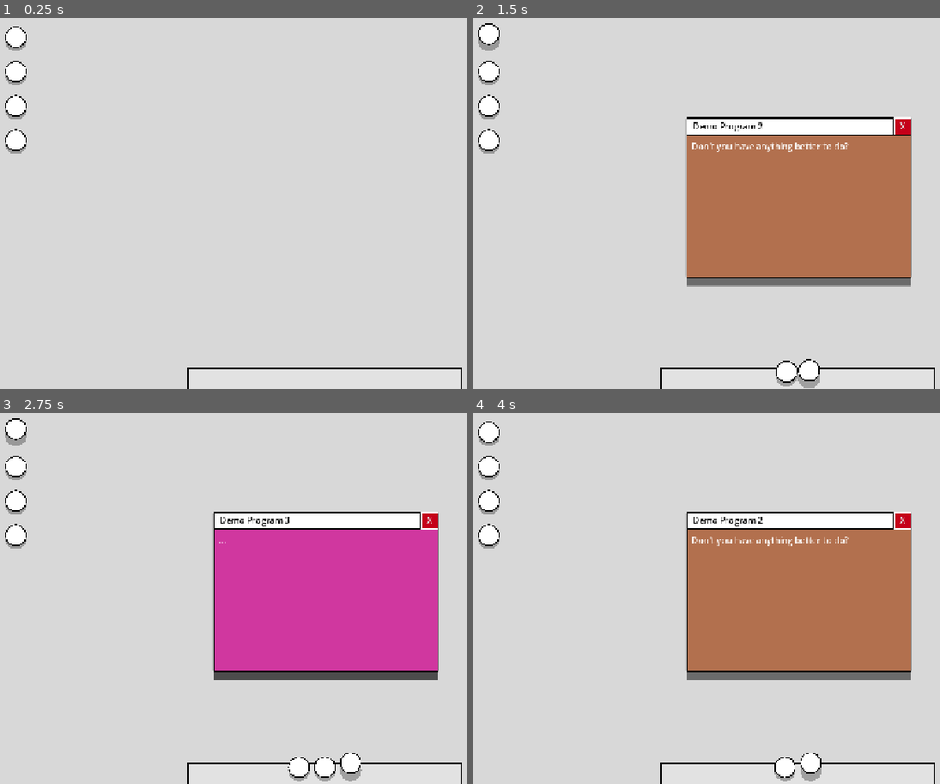
Above: before the commit, frames 1-4 (two rows, left to right).
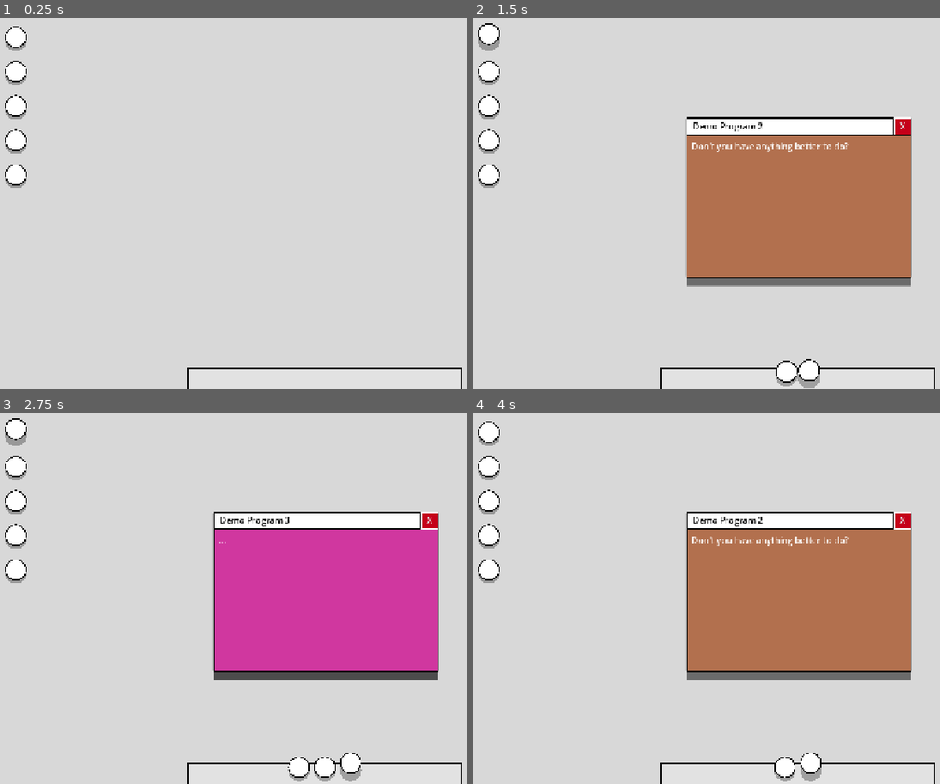
Above: after the commit, the same moments.

Repository: MunnChai/GMTKGameJam2025
Game: Godot game, scene res://game.tscn
Two runs of this game, one before a commit and one after it. Both use one fixed random seed, a clock stepped at 60 frames per second and the inputs below.
Inputs (mouse positions are in pixels of both pictures, inside the frame that each line leads up to):
- Up to frame 1 (0.25 s): no input
- Up to frame 2 (1.5 s): click (487, 36) at 0.52 s; click (487, 36) at 1.27 s
- Up to frame 3 (2.75 s): click (14, 431) at 2.02 s
- Up to frame 4 (4 s): click "X" at 2.75 s; tap Enter at 3.5 s; move the mouse to (outside the picture) at 3.52 s; hold Middle mouse button (edit_panel_move) from 3.53 s (still down); click (outside the picture) at 3.67 s

The runs differ from the first frame. In frame 1, 0.2% of the frame differs, in the area x 1-6%, y 39-46%; in frame 2, 0.2%; in frame 3, 0.2%; in frame 4, 0.2%.

Commit message:
Added reset, some light refactor

Diff:
--- a/game/gmtkgamejam2025/apps/photoshop_app/editing_panel.gd
+++ b/game/gmtkgamejam2025/apps/photoshop_app/editing_panel.gd
@@ -2,7 +2,7 @@
 extends Control
 
 ## Editing nodes
-@onready var editing_panel: Control = %EditingPanel
+@onready var editing_node: Control = %EditingNode
 @onready var editing_anchor: Control = %EditingAnchor
 @onready var canvas_background: Sprite2D = %CanvasBackground
 @onready var editable_image: SpriteBuffer = %EditableImage
@@ -23,6 +23,8 @@
 ]
 var current_zoom_index: int = 1
 
+var original_texture: Texture2D
+
 ## Copied texture
 var copied_buffer: Array[PackedColorArray]
 var copied_texture: Texture2D
@@ -39,7 +41,7 @@
 
 func _ready() -> void:
 	await get_tree().process_frame
-	editing_anchor.position = editing_panel.size / 2
+	editing_anchor.position = editing_node.size / 2
 
 	#true_image = editable_image.texture.get_image()
 
@@ -64,7 +66,7 @@
 		paste_selection()
 
 func handle_movement(delta: float) -> void:
-	var current_mouse_position: Vector2 = editing_panel.get_local_mouse_position()
+	var current_mouse_position: Vector2 = editing_node.get_local_mouse_position()
 	var diff: Vector2 = current_mouse_position - previous_mouse_position
 
 	if Input.is_action_pressed("edit_panel_move") and not is_zero_approx(diff.length()):
@@ -72,13 +74,13 @@
 
 		if editing_anchor.position.x < 0:
 			editing_anchor.position.x = 0
-		elif editing_anchor.position.x > editing_panel.size.x:
-			editing_anchor.position.x = editing_panel.size.x
+		elif editing_anchor.position.x > editing_node.size.x:
+			editing_anchor.position.x = editing_node.size.x
 
 		if editing_anchor.position.y < 0:
 			editing_anchor.position.y = 0
-		elif editing_anchor.position.y > editing_panel.size.y:
-			editing_anchor.position.y = editing_panel.size.y
+		elif editing_anchor.position.y > editing_node.size.y:
+			editing_anchor.position.y = editing_node.size.y
 
 	if Input.is_action_just_pressed("drag_pasted_selection"):
 		var local_mouse_pos: Vector2 = (current_mouse_position - editing_anchor.position) / editing_anchor.scale
@@ -110,7 +112,11 @@
 			current_zoom_index = 0
 		editing_anchor.scale = Vector2(ZOOM_LEVELS[current_zoom_index], ZOOM_LEVELS[current_zoom_index])
 
+func reset_texture() -> void:
+	set_original_texture(original_texture)
+
 func set_original_texture(texture: Texture2D) -> void:
+	original_texture = texture
 	true_image = texture.get_image()
 
 	canvas_background.region_rect.size = texture.get_size()
--- a/game/gmtkgamejam2025/apps/photoshop_app/photoshop_app.gd
+++ b/game/gmtkgamejam2025/apps/photoshop_app/photoshop_app.gd
@@ -12,3 +12,15 @@
 @onready var paste_button: Button = %PasteButton
 @onready var undo_button: Button = %UndoButton
 @onready var redo_button: Button = %RedoButton
+
+## Editing panel
+@onready var editing_panel: EditingPanel = %EditingPanel
+
+func _ready() -> void:
+	reset_button.pressed.connect(_on_reset_pressed)
+
+func set_texture(texture: Texture2D) -> void:
+	editing_panel.set_original_texture(texture)
+
+func _on_reset_pressed() -> void:
+	editing_panel.reset_texture()
--- a/game/gmtkgamejam2025/apps/photoshop_app/photoshop_app.tscn
+++ b/game/gmtkgamejam2025/apps/photoshop_app/photoshop_app.tscn
@@ -28,6 +28,7 @@
 anchor_bottom = 1.0
 grow_horizontal = 2
 grow_vertical = 2
+mouse_filter = 1
 script = ExtResource("1_5byx1")
 
 [node name="PanelContainer" type="PanelContainer" parent="."]
@@ -58,20 +59,24 @@
 [node name="SaveButton" type="Button" parent="PanelContainer/VBoxContainer/PanelContainer/Filebar"]
 unique_name_in_owner = true
 layout_mode = 2
+mouse_filter = 1
 disabled = true
 text = "Save"
 
 [node name="ResetButton" type="Button" parent="PanelContainer/VBoxContainer/PanelContainer/Filebar"]
 unique_name_in_owner = true
 layout_mode = 2
+mouse_filter = 1
 text = "Reset"
 
 [node name="ExportButton" type="Button" parent="PanelContainer/VBoxContainer/PanelContainer/Filebar"]
 unique_name_in_owner = true
 layout_mode = 2
+mouse_filter = 1
 text = "Export"
 
 [node name="EditingPanel" type="HBoxContainer" parent="PanelContainer/VBoxContainer"]
+unique_name_in_owner = true
 layout_mode = 2
 size_flags_vertical = 3
 theme_override_constants/separation = 0
@@ -93,63 +98,70 @@
 [node name="CopyButton" type="Button" parent="PanelContainer/VBoxContainer/EditingPanel/ToolbarContainer/Toolbar"]
 unique_name_in_owner = true
 layout_mode = 2
+mouse_filter = 1
 text = "Copy
 "
 
 [node name="CutButton" type="Button" parent="PanelContainer/VBoxContainer/EditingPanel/ToolbarContainer/Toolbar"]
 unique_name_in_owner = true
 layout_mode = 2
+mouse_filter = 1
 text = "Cut
 "
 
 [node name="PasteButton" type="Button" parent="PanelContainer/VBoxContainer/EditingPanel/ToolbarContainer/Toolbar"]
 unique_name_in_owner = true
 layout_mode = 2
+mouse_filter = 1
 text = "Paste"
 
 [node name="UndoButton" type="Button" parent="PanelContainer/VBoxContainer/EditingPanel/ToolbarContainer/Toolbar"]
 unique_name_in_owner = true
 layout_mode = 2
+mouse_filter = 1
 text = "Undo
 "
 
 [node name="RedoButton" type="Button" parent="PanelContainer/VBoxContainer/EditingPanel/ToolbarContainer/Toolbar"]
 unique_name_in_owner = true
 layout_mode = 2
+mouse_filter = 1
 text = "Redo"
 
-[node name="EditingPanel" type="Control" parent="PanelContainer/VBoxContainer/EditingPanel"]
+[node name="EditingNode" type="Control" parent="PanelContainer/VBoxContainer/EditingPanel"]
 unique_name_in_owner = true
 clip_contents = true
 layout_mode = 2
 size_flags_horizontal = 3
+mouse_filter = 1
 
-[node name="EditingAnchor" type="Control" parent="PanelContainer/VBoxContainer/EditingPanel/EditingPanel"]
+[node name="EditingAnchor" type="Control" parent="PanelContainer/VBoxContainer/EditingPanel/EditingNode"]
 unique_name_in_owner = true
 anchors_preset = 0
 offset_left = 610.0
 offset_top = 330.0
 offset_right = 610.0
 offset_bottom = 330.0
+mouse_filter = 1
 
-[node name="CanvasBackground" type="Sprite2D" parent="PanelContainer/VBoxContainer/EditingPanel/EditingPanel/EditingAnchor"]
+[node name="CanvasBackground" type="Sprite2D" parent="PanelContainer/VBoxContainer/EditingPanel/EditingNode/EditingAnchor"]
 unique_name_in_owner = true
 texture_repeat = 2
 texture = ExtResource("3_2tu6o")
 region_enabled = true
 region_rect = Rect2(0, 0, 128, 128)
 
-[node name="EditableImage" type="Sprite2D" parent="PanelContainer/VBoxContainer/EditingPanel/EditingPanel/EditingAnchor"]
+[node name="EditableImage" type="Sprite2D" parent="PanelContainer/VBoxContainer/EditingPanel/EditingNode/EditingAnchor"]
 unique_name_in_owner = true
 script = ExtResource("6_rqrjq")
 
-[node name="PastedSelection" type="Sprite2D" parent="PanelContainer/VBoxContainer/EditingPanel/EditingPanel/EditingAnchor"]
+[node name="PastedSelection" type="Sprite2D" parent="PanelContainer/VBoxContainer/EditingPanel/EditingNode/EditingAnchor"]
 unique_name_in_owner = true
 script = ExtResource("6_rqrjq")
 
-[node name="LassoController" type="Node2D" parent="PanelContainer/VBoxContainer/EditingPanel/EditingPanel/EditingAnchor"]
+[node name="LassoController" type="Node2D" parent="PanelContainer/VBoxContainer/EditingPanel/EditingNode/EditingAnchor"]
 unique_name_in_owner = true
 script = ExtResource("6_kyq4q")
 
-[node name="DottedLine" parent="PanelContainer/VBoxContainer/EditingPanel/EditingPanel/EditingAnchor/LassoController" instance=ExtResource("6_i8qo4")]
+[node name="DottedLine" parent="PanelContainer/VBoxContainer/EditingPanel/EditingNode/EditingAnchor/LassoController" instance=ExtResource("6_i8qo4")]
 unique_name_in_owner = true
--- a/game/gmtkgamejam2025/desktop/desktop.tscn
+++ b/game/gmtkgamejam2025/desktop/desktop.tscn
@@ -6,12 +6,14 @@
 [ext_resource type="PackedScene" uid="uid://bf2h01ok52xw4" path="res://desktop/shortcut_icon/shortcut_icon.tscn" id="3_py4qr"]
 [ext_resource type="PackedScene" uid="uid://icmnoob2solt" path="res://apps/settings_app/settings_window/settings_window.tscn" id="4_hbe16"]
 [ext_resource type="PackedScene" uid="uid://bgj7bok1k4k1n" path="res://desktop/task_bar/task_bar.tscn" id="4_xkt3d"]
+[ext_resource type="PackedScene" uid="uid://c6bgiruvd8hwu" path="res://desktop/window/photoshop_window/photoshop_window.tscn" id="5_6vopt"]
 
 [node name="Desktop" type="Node2D"]
 script = ExtResource("1_cg3fv")
 window_packed_scenes = Dictionary[StringName, PackedScene]({
 &"error": ExtResource("3_irqsv"),
 &"hello_world": ExtResource("2_87qqj"),
+&"photoshop": ExtResource("5_6vopt"),
 &"settings": ExtResource("4_hbe16")
 })
 
@@ -66,6 +68,13 @@
 &"text": "Something went wrong!"
 })
 
+[node name="Photoshop" parent="CanvasLayer/DesktopIcons/VBoxContainer" instance=ExtResource("3_py4qr")]
+layout_mode = 2
+app_id = &"photoshop"
+args = Dictionary[StringName, Variant]({
+&"text": "Something went wrong!"
+})
+
 [node name="Windows" type="Control" parent="CanvasLayer"]
 unique_name_in_owner = true
 layout_mode = 3
--- /dev/null
+++ b/game/gmtkgamejam2025/desktop/window/photoshop_window/photoshop_window.gd
@@ -0,0 +1,2 @@
+class_name PhotoshopWindow
+extends DesktopWindow
--- /dev/null
+++ b/game/gmtkgamejam2025/desktop/window/photoshop_window/photoshop_window.tscn
@@ -0,0 +1,56 @@
+[gd_scene load_steps=6 format=3 uid="uid://c6bgiruvd8hwu"]
+
+[ext_resource type="Script" uid="uid://ypixa58aak05" path="res://desktop/window/photoshop_window/photoshop_window.gd" id="1_dcbwl"]
+[ext_resource type="PackedScene" uid="uid://b24nf7m03xv4b" path="res://desktop/window/juice_pivot/juice_pivot.tscn" id="2_cgjju"]
+[ext_resource type="PackedScene" uid="uid://bx3qmlit7do7s" path="res://desktop/window/window_bar/window_bar.tscn" id="3_oa5mr"]
+[ext_resource type="PackedScene" uid="uid://omxyukgp61bw" path="res://apps/photoshop_app/photoshop_app.tscn" id="4_dcbwl"]
+
+[sub_resource type="StyleBoxFlat" id="StyleBoxFlat_712ap"]
+bg_color = Color(0, 0, 0, 0.294118)
+
+[node name="TestWindow" type="ReferenceRect" node_paths=PackedStringArray("window_bar")]
+offset_right = 837.0
+offset_bottom = 535.0
+script = ExtResource("1_dcbwl")
+window_bar = NodePath("JuicePivot/MainPanel/VerticalSplit/WindowBar")
+
+[node name="JuicePivot" parent="." instance=ExtResource("2_cgjju")]
+layout_mode = 1
+
+[node name="MainPanel" type="PanelContainer" parent="JuicePivot"]
+unique_name_in_owner = true
+layout_mode = 0
+offset_left = -418.5
+offset_top = -267.5
+offset_right = 418.5
+offset_bottom = 267.5
+mouse_filter = 1
+
+[node name="Control" type="Control" parent="JuicePivot/MainPanel"]
+layout_mode = 2
+mouse_filter = 2
+
+[node name="ShadowPanel" type="Panel" parent="JuicePivot/MainPanel/Control"]
+layout_mode = 1
+anchors_preset = 15
+anchor_right = 1.0
+anchor_bottom = 1.0
+offset_top = 16.0
+offset_bottom = 16.0
+grow_horizontal = 2
+grow_vertical = 2
+mouse_filter = 2
+theme_override_styles/panel = SubResource("StyleBoxFlat_712ap")
+
+[node name="VerticalSplit" type="VBoxContainer" parent="JuicePivot/MainPanel"]
+layout_mode = 2
+theme_override_constants/separation = 0
+
+[node name="WindowBar" parent="JuicePivot/MainPanel/VerticalSplit" instance=ExtResource("3_oa5mr")]
+unique_name_in_owner = true
+layout_mode = 2
+
+[node name="PhotoshopApp" parent="JuicePivot/MainPanel/VerticalSplit" instance=ExtResource("4_dcbwl")]
+unique_name_in_owner = true
+layout_mode = 2
+size_flags_vertical = 3
Not shown: 1 places in game/gmtkgamejam2025/desktop/desktop.tscn that only renumber resources
Not shown, added: game/gmtkgamejam2025/desktop/window/photoshop_window/photoshop_window.gd.uid
